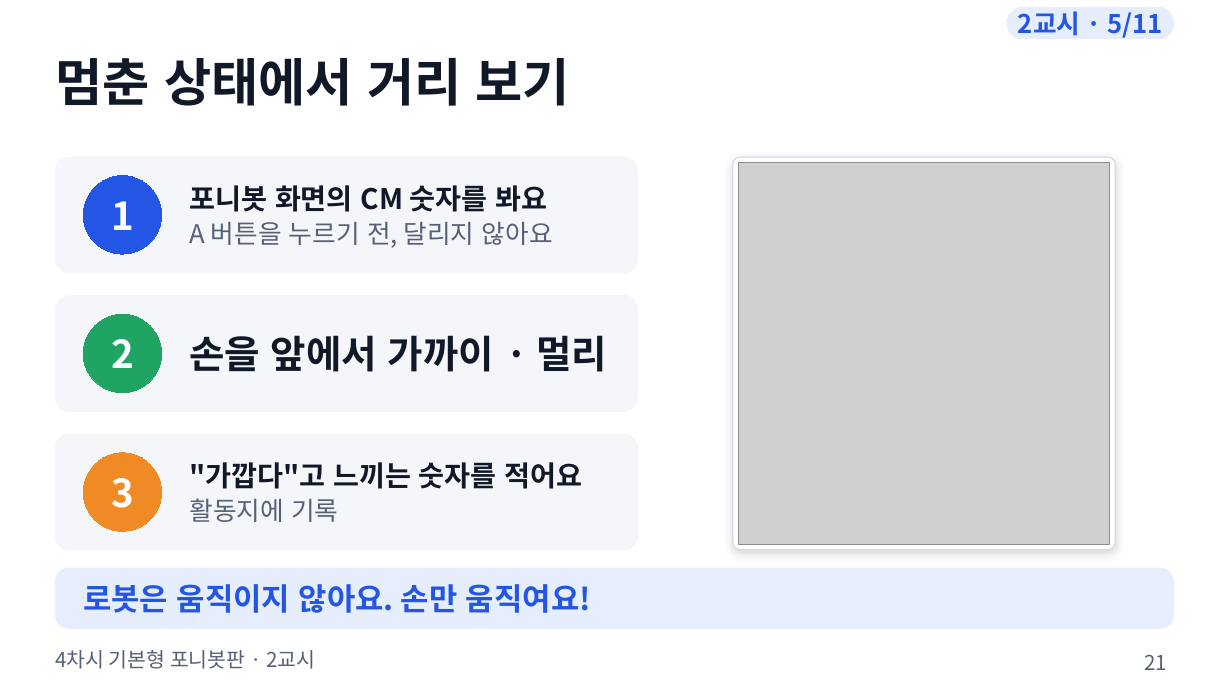
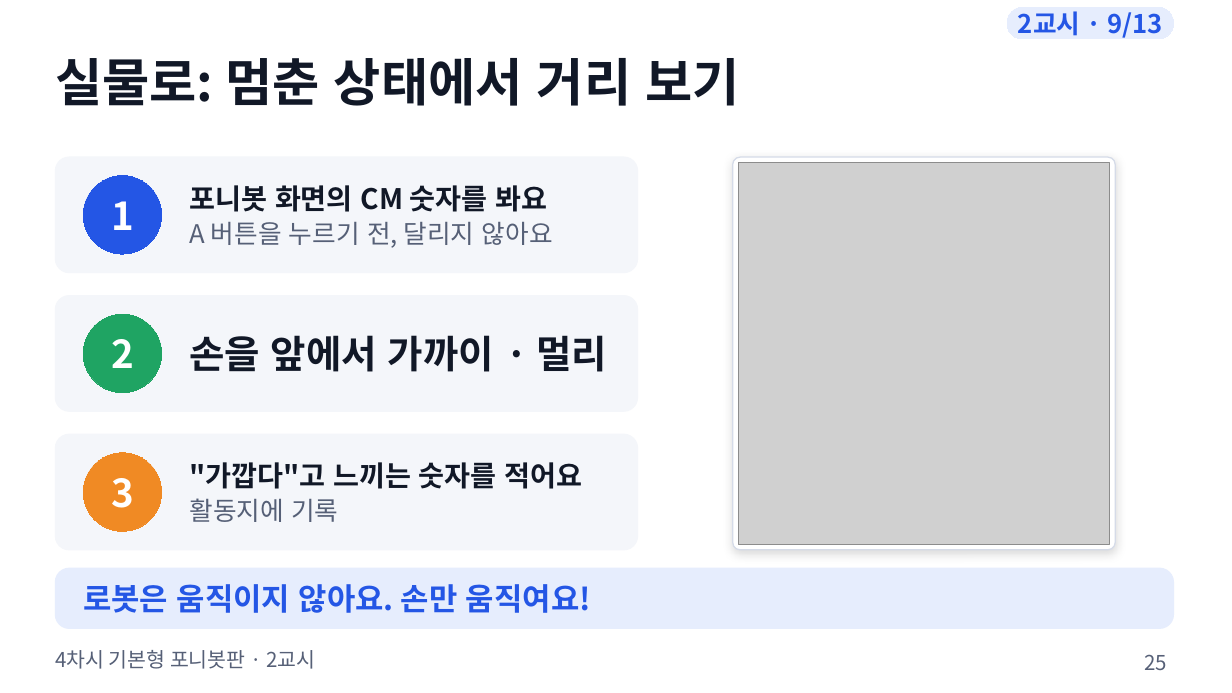
Before and after one commit to boundaryx01-uniquelife/microbit, a slide deck: slide 25 of bridge/ponybot/materials/포니봇_4차시_기본형/ponybot_4차시_수업슬라이드.pptx (slide 21 before the commit). Drawn at 1232x693 pixels with LibreOffice and Linux fonts; fonts in the diff are those of the drawing; grey boxes stand for pictures. Boxes give left, top, right and bottom in pixels: in the first picture for what was removed or moved away, otherwise in the second. Text is boxed around its words. In the diff, an @@ line names an element or a change of style, - is before the commit and + after.

```diff
--- a/bridge/ponybot/materials/포니봇_4차시_기본형/ponybot_4차시_수업슬라이드.pptx
+++ b/bridge/ponybot/materials/포니봇_4차시_기본형/ponybot_4차시_수업슬라이드.pptx
@@ text in rounded rectangle at (1018, 11, 1162, 38): text changed @@
-2교시 · 5/11
+2교시 · 9/13
@@ text at (55, 58, 740, 106): text changed @@
-멈춘 상태에서 거리 보기
+실물로: 멈춘 상태에서 거리 보기
@@ page number at (1144, 654, 1167, 670): text changed @@
-21
+25
```
Also in this commit, not shown: 32 other slides changed, 10 slides added, 3 slides removed, 9 other files.
